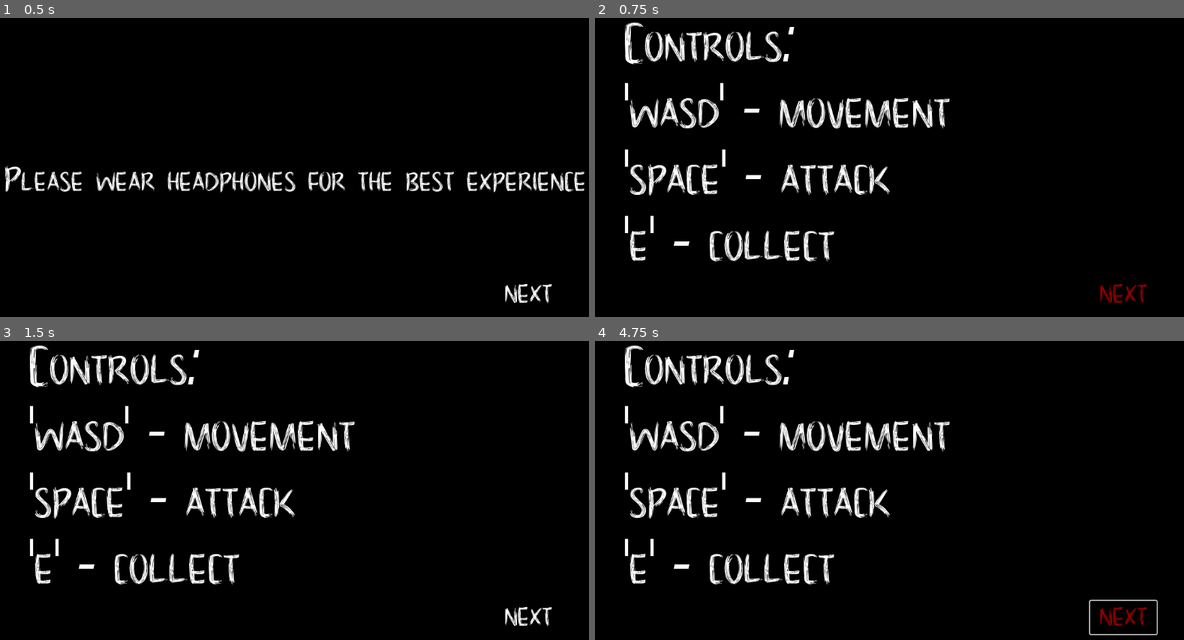
Above: before the commit, frames 1-4 (two rows, left to right).
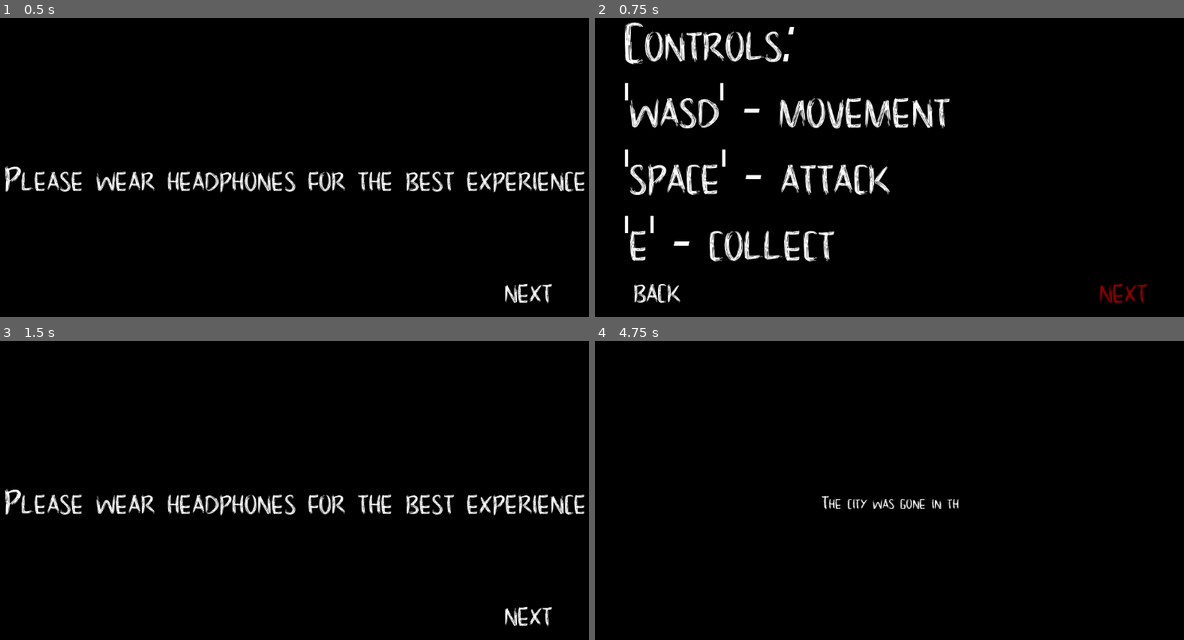
Above: after the commit, the same moments.

Repository: fosterhayes-jpg/Assessment
Game: Godot game, scene res://scenes/wear_headphones.tscn
Two runs of this game, one before a commit and one after it. Both use one fixed random seed, a clock stepped at 60 frames per second and the inputs below.
Inputs (mouse positions are in pixels of both pictures, inside the frame that each line leads up to):
- Up to frame 1 (0.5 s): no input
- Up to frame 2 (0.75 s): click "NEXT" at 0.5 s
- Up to frame 3 (1.5 s): click (64, 616) at 1.25 s, where only the run after the commit has a clickable "BACK"
- Up to frame 4 (4.75 s): click "NEXT" at 2 s; click "NEXT" at 2.75 s; hold Right (ui_right) 3.53-4.28 s; tap Space (attack) at 3.6, 4.35 s; hold Down (ui_down) from 4.28 s (still down)

Frame 1 is identical in both runs. In frame 2, 0.3% of the frame differs, in the area x 6-15%, y 88-96%; in frame 3, 8.3%, in the area x 0-100%, y 1-82%; in frame 4, 6.7%.

Commit message:
working intro text + healthbar

Diff:
--- a/assessment/Scripts/cliff_side.gd
+++ b/assessment/Scripts/cliff_side.gd
@@ -16,7 +16,7 @@
 func change_scene():
 	if global.transition_scene == true:
 		if global.current_scene == "cliff_side":
-			get_tree().change_scene_to_file("res://scenes/world.tscn")
+			get_tree().change_scene_to_file.call_deferred("res://scenes/world.tscn")
 			global.finish_changescenes()
 
 
@@ -24,4 +24,4 @@
 	if body.name == "player":
 		global.player_exit_cliffside_posx = body.position.x
 		global.player_exit_cliffside_posy = body.position.y - 20
-		get_tree().change_scene_to_file("res://scenes/world.tscn")
+		get_tree().change_scene_to_file.call_deferred("res://scenes/world.tscn")
--- /dev/null
+++ b/assessment/Scripts/control.gd
@@ -0,0 +1,20 @@
+extends Control
+
+
+# Called when the node enters the scene tree for the first time.
+func _ready() -> void:
+	pass # Replace with function body.
+
+
+# Called every frame. 'delta' is the elapsed time since the previous frame.
+func _process(delta: float) -> void:
+	pass
+
+
+func _on_button_pressed() -> void:
+	get_tree().change_scene_to_file("res://scenes/story.tscn")
+
+
+
+func _on_back_pressed() -> void:
+	get_tree().change_scene_to_file("res://scenes/wear_headphones.tscn")
--- /dev/null
+++ b/assessment/Scripts/label.gd
@@ -0,0 +1,101 @@
+extends Label
+
+signal sequence_finished
+
+@export var reveal_speed: float = 0.08
+@export var hold_time: float = 1.5
+@export var fade_time: float = 0.5
+@export var pause_between: float = 0.3
+@export var next_scene_path: String = "res://scenes/main_menu.tscn" # set this in the Inspector
+
+var paragraphs: Array[String] = []
+var paragraph_index: int = 0
+
+var char_index: int = 0
+var timer: float = 0.0
+
+enum State { REVEALING, HOLDING, FADING, PAUSING, DONE }
+var state: State = State.REVEALING
+
+func _ready() -> void:
+	paragraphs = [
+		"The city was gone in three days.",
+		"It started with a virus. Then came the fever,
+		the panic, and finally, the dead began to rise.",
+		"Now the streets are silent,
+		except for the sounds of the infected wandering through the ruins.",
+		"You were supposed to leave with everyone else.
+		But when the evacuation collapsed,
+		you were left behind.",
+		"There is only one way out.",
+		"A quarantine zone lies beyond the city,
+		but your truck won't make the journey—not without repairs.
+		The parts you need are scattered throughout the abandoned streets,
+		hidden among the remains of a world that fell apart overnight.",
+		"And time is running out.",
+		"The infection is spreading. The hordes are growing.",
+		"Find the parts. Repair the truck. Reach the quarantine zone.",
+		"Survive long enough to escape."
+	]
+
+	modulate.a = 1.0
+	text = ""
+	char_index = 0
+	paragraph_index = 0
+	state = State.REVEALING
+
+	sequence_finished.connect(_on_sequence_finished)
+
+func _process(delta: float) -> void:
+	match state:
+		State.REVEALING:
+			timer += delta
+			if timer >= reveal_speed:
+				timer = 0.0
+				var current: String = paragraphs[paragraph_index]
+				if char_index < current.length():
+					char_index += 1
+					text = current.substr(0, char_index)
+				else:
+					timer = 0.0
+					state = State.HOLDING
+
+		State.HOLDING:
+			timer += delta
+			if timer >= hold_time:
+				timer = 0.0
+				state = State.FADING
+
+		State.FADING:
+			timer += delta
+			modulate.a = 1.0 - clamp(timer / fade_time, 0.0, 1.0)
+			if timer >= fade_time:
+				timer = 0.0
+				modulate.a = 1.0
+				text = ""
+				state = State.PAUSING
+
+		State.PAUSING:
+			timer += delta
+			if timer >= pause_between:
+				timer = 0.0
+				paragraph_index += 1
+				if paragraph_index < paragraphs.size():
+					char_index = 0
+					state = State.REVEALING
+				else:
+					state = State.DONE
+					sequence_finished.emit()
+
+		State.DONE:
+			pass
+
+func _on_sequence_finished() -> void:
+	get_tree().change_scene_to_file("res://scenes/main_menu.tscn")
+
+func skip_current() -> void:
+	if state == State.REVEALING:
+		text = paragraphs[paragraph_index]
+		char_index = paragraphs[paragraph_index].length()
+		timer = 0.0
+		state = State.HOLDING
--- a/assessment/Scripts/player.gd
+++ b/assessment/Scripts/player.gd
@@ -2,7 +2,7 @@
 
 var zombie_inattack_range = false
 var zombie_attack_cooldown = true
-var health = 200
+var health = 100
 var player_alive = true
 
 var attack_ip = false
@@ -17,6 +17,7 @@
 	playermovement(delta)
 	zombie_attack()
 	attack()
+	update_health()
 
 	if health <= 0:
 		player_alive = false
@@ -102,7 +103,7 @@
 
 func zombie_attack():
 	if zombie_inattack_range and zombie_attack_cooldown == true:
-		health = health - 20
+		health = health - 15
 		zombie_attack_cooldown = false
 		$attack_cooldown.start()
 		print(health)
@@ -137,3 +138,26 @@
 	$deal_attack_timer.stop()
 	global.player_current_attack = false
 	attack_ip = false
+
+
+func update_health():
+	var healthbar = $healthbar
+
+	healthbar.value = health
+
+	if health >= 100:
+		healthbar.visible = false
+	else:
+		healthbar.visible = true
+
+
+
+
+
+func _on_regin_timer_timeout() -> void:
+	if health < 100:
+		health = health + 10
+		if health > 100:
+			health = 100
+	if health <= 0:
+		health = 0
--- a/assessment/Scripts/world.gd
+++ b/assessment/Scripts/world.gd
@@ -13,7 +13,7 @@
 
 func _on_cliffside_transition_point_body_entered(body):
 	if body.name == "player":
-		get_tree().change_scene_to_file("res://scenes/cliff_side.tscn")
+		get_tree().change_scene_to_file.call_deferred("res://scenes/cliff_side.tscn")
 
 
 func _on_cliffside_transition_point_body_exited(body):
@@ -23,5 +23,5 @@
 func change_scene():
 	if global.transition_scene == true:
 		if global.current_scene == "world":
-			get_tree().change_scene_to_file("res://scenes/world.tscn")
+			get_tree().change_scene_to_file.call_deferred("res://scenes/world.tscn")
 			global.finish_changescenes()
--- a/assessment/Scripts/zombie.gd
+++ b/assessment/Scripts/zombie.gd
@@ -4,7 +4,7 @@
 var player_chase = false
 var player = null
 
-var health = 100
+var health = 60
 var player_inattack_zone = false
 var can_take_damage = true
 
--- a/assessment/project.godot
+++ b/assessment/project.godot
@@ -22,6 +22,38 @@
 
 [input]
 
+ui_left={
+"deadzone": 0.5,
+"events": [Object(InputEventKey,"resource_local_to_scene":false,"resource_name":"","device":0,"window_id":0,"alt_pressed":false,"shift_pressed":false,"ctrl_pressed":false,"meta_pressed":false,"pressed":false,"keycode":4194319,"physical_keycode":0,"key_label":0,"unicode":0,"location":0,"echo":false,"script":null)
+, Object(InputEventJoypadButton,"resource_local_to_scene":false,"resource_name":"","device":-1,"button_index":13,"pressure":0.0,"pressed":false,"script":null)
+, Object(InputEventJoypadMotion,"resource_local_to_scene":false,"resource_name":"","device":-1,"axis":0,"axis_value":-1.0,"script":null)
+, Object(InputEventKey,"resource_local_to_scene":false,"resource_name":"","device":-1,"window_id":0,"alt_pressed":false,"shift_pressed":false,"ctrl_pressed":false,"meta_pressed":false,"pressed":false,"keycode":0,"physical_keycode":65,"key_label":0,"unicode":97,"location":0,"echo":false,"script":null)
+]
+}
+ui_right={
+"deadzone": 0.5,
+"events": [Object(InputEventKey,"resource_local_to_scene":false,"resource_name":"","device":0,"window_id":0,"alt_pressed":false,"shift_pressed":false,"ctrl_pressed":false,"meta_pressed":false,"pressed":false,"keycode":4194321,"physical_keycode":0,"key_label":0,"unicode":0,"location":0,"echo":false,"script":null)
+, Object(InputEventJoypadButton,"resource_local_to_scene":false,"resource_name":"","device":-1,"button_index":14,"pressure":0.0,"pressed":false,"script":null)
+, Object(InputEventJoypadMotion,"resource_local_to_scene":false,"resource_name":"","device":-1,"axis":0,"axis_value":1.0,"script":null)
+, Object(InputEventKey,"resource_local_to_scene":false,"resource_name":"","device":-1,"window_id":0,"alt_pressed":false,"shift_pressed":false,"ctrl_pressed":false,"meta_pressed":false,"pressed":false,"keycode":0,"physical_keycode":68,"key_label":0,"unicode":100,"location":0,"echo":false,"script":null)
+]
+}
+ui_up={
+"deadzone": 0.5,
+"events": [Object(InputEventKey,"resource_local_to_scene":false,"resource_name":"","device":0,"window_id":0,"alt_pressed":false,"shift_pressed":false,"ctrl_pressed":false,"meta_pressed":false,"pressed":false,"keycode":4194320,"physical_keycode":0,"key_label":0,"unicode":0,"location":0,"echo":false,"script":null)
+, Object(InputEventJoypadButton,"resource_local_to_scene":false,"resource_name":"","device":-1,"button_index":11,"pressure":0.0,"pressed":false,"script":null)
+, Object(InputEventJoypadMotion,"resource_local_to_scene":false,"resource_name":"","device":-1,"axis":1,"axis_value":-1.0,"script":null)
+, Object(InputEventKey,"resource_local_to_scene":false,"resource_name":"","device":-1,"window_id":0,"alt_pressed":false,"shift_pressed":false,"ctrl_pressed":false,"meta_pressed":false,"pressed":false,"keycode":0,"physical_keycode":87,"key_label":0,"unicode":119,"location":0,"echo":false,"script":null)
+]
+}
+ui_down={
+"deadzone": 0.5,
+"events": [Object(InputEventKey,"resource_local_to_scene":false,"resource_name":"","device":0,"window_id":0,"alt_pressed":false,"shift_pressed":false,"ctrl_pressed":false,"meta_pressed":false,"pressed":false,"keycode":4194322,"physical_keycode":0,"key_label":0,"unicode":0,"location":0,"echo":false,"script":null)
+, Object(InputEventJoypadButton,"resource_local_to_scene":false,"resource_name":"","device":-1,"button_index":12,"pressure":0.0,"pressed":false,"script":null)
+, Object(InputEventJoypadMotion,"resource_local_to_scene":false,"resource_name":"","device":-1,"axis":1,"axis_value":1.0,"script":null)
+, Object(InputEventKey,"resource_local_to_scene":false,"resource_name":"","device":-1,"window_id":0,"alt_pressed":false,"shift_pressed":false,"ctrl_pressed":false,"meta_pressed":false,"pressed":false,"keycode":0,"physical_keycode":83,"key_label":0,"unicode":115,"location":0,"echo":false,"script":null)
+]
+}
 attack={
 "deadzone": 0.2,
 "events": [Object(InputEventKey,"resource_local_to_scene":false,"resource_name":"","device":-1,"window_id":0,"alt_press …(191 unchanged characters)…
--- a/assessment/scenes/cliff_side.tscn
+++ b/assessment/scenes/cliff_side.tscn
@@ -109,7 +109,6 @@
 
 [node name="tree" type="TileMapLayer" parent="." unique_id=1455096446]
 z_index = 5
-tile_map_data = PackedByteArray("AAAFAAMAAQABAAAAAAALAAQAAQAAAAAAAAAHAAQAAQAAAAAAAAA=")
 tile_set = SubResource("TileSet_71q3n")
 
 [node name="ground" type="TileMapLayer" parent="." unique_id=1574254398]
@@ -136,14 +135,6 @@
 shape = SubResource("RectangleShape2D_ygqrx")
 
 [node name="player" parent="." unique_id=739061269 instance=ExtResource("6_0riok")]
-position = Vector2(400, 272)
-
-[node name="Label" type="Label" parent="." unique_id=1393262278]
-offset_left = 328.0
-offset_top = 296.0
-offset_right = 468.0
-offset_bottom = 353.0
-text = "'space' attack
-'arrow keys' move"
+position = Vector2(400, 264)
 
 [connection signal="body_entered" from="cliffside_exitpoint" to="." method="_on_cliffside_exitpoint_body_entered"]
--- a/assessment/scenes/control.tscn
+++ b/assessment/scenes/control.tscn
@@ -1,6 +1,7 @@
 [gd_scene format=3 uid="uid://by12jjdoarru0"]
 
 [ext_resource type="FontFile" uid="uid://m4oud3gmqah8" path="res://Assets/Extra tiems/noscary/NoScary-regular.ttf" id="1_5p55f"]
+[ext_resource type="Script" uid="uid://dch3tr8qs5ctq" path="res://Scripts/control.gd" id="1_r67kn"]
 
 [sub_resource type="StyleBoxFlat" id="StyleBoxFlat_cr3o2"]
 bg_color = Color(0, 0, 0, 1)
@@ -18,6 +19,7 @@
 anchor_bottom = 1.0
 grow_horizontal = 2
 grow_vertical = 2
+script = ExtResource("1_r67kn")
 
 [node name="Panel" type="Panel" parent="." unique_id=1528950833]
 layout_mode = 0
@@ -37,7 +39,7 @@
 'space' - attack
 'e' - collect"
 
-[node name="Button" type="Button" parent="Label" unique_id=1269237360]
+[node name="next" type="Button" parent="Label" unique_id=1269237360]
 layout_mode = 1
 anchors_preset = 3
 anchor_left = 1.0
@@ -57,3 +59,27 @@
 theme_override_styles/normal = SubResource("StyleBoxFlat_5p55f")
 theme_override_styles/hover = SubResource("StyleBoxFlat_r67kn")
 text = "NEXT"
+
+[node name="back" type="Button" parent="Label" unique_id=1900991690]
+layout_mode = 1
+anchors_preset = 3
+anchor_left = 1.0
+anchor_top = 1.0
+anchor_right = 1.0
+anchor_bottom = 1.0
+offset_left = -640.0
+offset_top = 3.0
+offset_right = -512.0
+offset_bottom = 67.0
+grow_horizontal = 0
+grow_vertical = 0
+theme_override_colors/font_color = Color(1, 1, 1, 1)
+theme_override_colors/font_hover_color = Color(0.57254905, 0, 0, 1)
+theme_override_fonts/font = ExtResource("1_5p55f")
+theme_override_font_sizes/font_size = 55
+theme_override_styles/normal = SubResource("StyleBoxFlat_5p55f")
+theme_override_styles/hover = SubResource("StyleBoxFlat_r67kn")
+text = "BACK"
+
+[connection signal="pressed" from="Label/next" to="." method="_on_button_pressed"]
+[connection signal="pressed" from="Label/back" to="." method="_on_back_pressed"]
--- a/assessment/scenes/main_menu.tscn
+++ b/assessment/scenes/main_menu.tscn
@@ -74,7 +74,7 @@
 grow_vertical = 2
 theme_override_constants/separation = 15
 
-[node name="Button" type="Button" parent="VBoxContainer" unique_id=1935922954]
+[node name="start" type="Button" parent="VBoxContainer" unique_id=1935922954]
 layout_mode = 2
 size_flags_vertical = 3
 theme_override_fonts/font = ExtResource("1_l6cm7")
@@ -84,7 +84,7 @@
 theme_override_styles/hover = SubResource("StyleBoxFlat_wu84c")
 text = "Start Game"
 
-[node name="Button2" type="Button" parent="VBoxContainer" unique_id=669527466]
+[node name="settings" type="Button" parent="VBoxContainer" unique_id=669527466]
 layout_mode = 2
 size_flags_vertical = 3
 theme_override_fonts/font = ExtResource("2_bqqt6")
@@ -94,7 +94,7 @@
 theme_override_styles/hover = SubResource("StyleBoxFlat_wu84c")
 text = "options"
 
-[node name="Button3" type="Button" parent="VBoxContainer" unique_id=1583636197]
+[node name="exit" type="Button" parent="VBoxContainer" unique_id=1583636197]
 layout_mode = 2
 size_flags_vertical = 3
 theme_override_fonts/font = ExtResource("3_wu84c")
@@ -104,7 +104,7 @@
 theme_override_styles/hover = SubResource("StyleBoxFlat_wu84c")
 text = "Exit "
 
-[node name="Label" type="Label" parent="." unique_id=829326302]
+[node name="title" type="Label" parent="." unique_id=829326302]
 layout_mode = 1
 anchors_preset = 5
 anchor_left = 0.5
@@ -122,6 +122,6 @@
 theme_override_font_sizes/font_size = 100
 text = "The Last Pixels"
 
-[connection signal="pressed" from="VBoxContainer/Button" to="." method="_on_start_pressed"]
-[connection signal="pressed" from="VBoxContainer/Button2" to="." method="_on_settings_pressed"]
-[connection signal="pressed" from="VBoxContainer/Button3" to="." method="_on_exit_pressed"]
+[connection signal="pressed" from="VBoxContainer/start" to="." method="_on_start_pressed"]
+[connection signal="pressed" from="VBoxContainer/settings" to="." method="_on_settings_pressed"]
+[connection signal="pressed" from="VBoxContainer/exit" to="." method="_on_exit_pressed"]
--- a/assessment/scenes/player.tscn
+++ b/assessment/scenes/player.tscn
@@ -274,7 +274,28 @@
 drag_horizontal_enabled = true
 drag_vertical_enabled = true
 
+[node name="healthbar" type="ProgressBar" parent="." unique_id=710223516]
+modulate = Color(0.36862746, 0.84313726, 0.22745098, 1)
+anchors_preset = 8
+anchor_left = 0.5
+anchor_top = 0.5
+anchor_right = 0.5
+anchor_bottom = 0.5
+offset_left = -12.0
+offset_top = 5.2
+offset_right = 148.01498
+offset_bottom = 32.200027
+grow_horizontal = 2
+grow_vertical = 2
+scale = Vector2(0.15, 0.15)
+show_percentage = false
+
+[node name="regin_timer" type="Timer" parent="." unique_id=1608443864]
+wait_time = 5.0
+autostart = true
+
 [connection signal="body_entered" from="Player hitbox" to="." method="_on_player_hitbox_body_entered"]
 [connection signal="body_exited" from="Player hitbox" to="." method="_on_player_hitbox_body_exited"]
 [connection signal="timeout" from="attack_cooldown" to="." method="_on_attack_cooldown_timeout"]
 [connection signal="timeout" from="deal_attack_timer" to="." method="_on_deal_attack_timer_timeout"]
+[connection signal="timeout" from="regin_timer" to="." method="_on_regin_timer_timeout"]
--- /dev/null
+++ b/assessment/scenes/story.tscn
@@ -0,0 +1,38 @@
+[gd_scene format=3 uid="uid://di3y4s57wtk3e"]
+
+[ext_resource type="FontFile" uid="uid://m4oud3gmqah8" path="res://Assets/Extra tiems/noscary/NoScary-regular.ttf" id="1_1octt"]
+[ext_resource type="Script" uid="uid://bwihxpksguw1d" path="res://Scripts/label.gd" id="1_lcs0l"]
+
+[sub_resource type="StyleBoxFlat" id="StyleBoxFlat_ahtca"]
+bg_color = Color(0, 0, 0, 1)
+
+[node name="story" type="Control" unique_id=432273605]
+layout_mode = 3
+anchors_preset = 15
+anchor_right = 1.0
+anchor_bottom = 1.0
+grow_horizontal = 2
+grow_vertical = 2
+
+[node name="Panel" type="Panel" parent="." unique_id=1851842265]
+layout_mode = 0
+offset_right = 1152.0
+offset_bottom = 648.0
+theme_override_styles/panel = SubResource("StyleBoxFlat_ahtca")
+
+[node name="Label" type="Label" parent="." unique_id=443472]
+layout_mode = 1
+anchors_preset = 8
+anchor_left = 0.5
+anchor_top = 0.5
+anchor_right = 0.5
+anchor_bottom = 0.5
+offset_left = -20.0
+offset_top = -11.5
+offset_right = 20.0
+offset_bottom = 11.5
+grow_horizontal = 2
+grow_vertical = 2
+theme_override_fonts/font = ExtResource("1_1octt")
+theme_override_font_sizes/font_size = 40
+script = ExtResource("1_lcs0l")
--- a/assessment/scenes/wear_headphones.tscn
+++ b/assessment/scenes/wear_headphones.tscn
@@ -1,6 +1,6 @@
 [gd_scene format=3 uid="uid://fvxvo3c8wmic"]
 
-[ext_resource type="Script" uid="uid://dinecpt8w41d6" path="res://scenes/wear_headphones.gd" id="1_q20oy"]
+[ext_resource type="Script" uid="uid://dinecpt8w41d6" path="res://Scripts/wear_headphones.gd" id="1_q20oy"]
 [ext_resource type="FontFile" uid="uid://m4oud3gmqah8" path="res://Assets/Extra tiems/noscary/NoScary-regular.ttf" id="2_q20oy"]
 
 [sub_resource type="StyleBoxFlat" id="StyleBoxFlat_2ic1s"]
@@ -44,7 +44,7 @@
 theme_override_font_sizes/font_size = 80
 text = "Please wear headphones for the best experience"
 
-[node name="Button" type="Button" parent="." unique_id=1217636973]
+[node name="next" type="Button" parent="." unique_id=1217636973]
 layout_mode = 1
 anchors_preset = 3
 anchor_left = 1.0
@@ -65,4 +65,4 @@
 theme_override_styles/hover = SubResource("StyleBoxFlat_q20oy")
 text = "NEXT"
 
-[connection signal="pressed" from="Button" to="." method="_on_button_pressed"]
+[connection signal="pressed" from="next" to="." method="_on_button_pressed"]
--- a/assessment/scenes/world.tscn
+++ b/assessment/scenes/world.tscn
@@ -103,7 +103,7 @@
 shape = SubResource("RectangleShape2D_qfnet")
 
 [node name="player" parent="." unique_id=739061269 instance=ExtResource("7_i7141")]
-position = Vector2(632, 32)
+position = Vector2(624, 40)
 
 [connection signal="body_entered" from="cliffside_transition_point" to="." method="_on_cliffside_transition_point_body_entered"]
 [connection signal="body_exited" from="cliffside_transition_point" to="." method="_on_cliffside_transition_point_body_exited"]
--- a/assessment/scenes/zombie.tscn
+++ b/assessment/scenes/zombie.tscn
@@ -92,7 +92,7 @@
 radius = 16.0
 
 [sub_resource type="CircleShape2D" id="CircleShape2D_httt1"]
-radius = 24.0
+radius = 30.331758
 
 [node name="zombie" type="CharacterBody2D" unique_id=437287189]
 script = ExtResource("1_httt1")
@@ -110,18 +110,24 @@
 shape = SubResource("CircleShape2D_aetfh")
 
 [node name="CollisionShape2D" type="CollisionShape2D" parent="." unique_id=1333819796]
-position = Vector2(0, -14)
+position = Vector2(0, -8.765)
+scale = Vector2(0.645, 1.565)
 shape = SubResource("CircleShape2D_xepks")
 
 [node name="Zombie hitbox" type="Area2D" parent="." unique_id=1132874711]
 
 [node name="CollisionShape2D" type="CollisionShape2D" parent="Zombie hitbox" unique_id=295058866]
-position = Vector2(0, -14)
-scale = Vector2(1.055, 1.055)
+position = Vector2(0, -7.999999)
+scale = Vector2(0.485, 0.995)
 shape = SubResource("CircleShape2D_httt1")
 
 [node name="take_damage_cooldown" type="Timer" parent="." unique_id=1939871607]
 wait_time = 0.5
+
+[node name="healthbar" type="ProgressBar" parent="." unique_id=1708593531]
+offset_right = 4.0
+offset_bottom = 27.0
+scale = Vector2(0.15, 0.15)
 
 [connection signal="body_entered" from="detection_area" to="." method="_on_detection_area_body_entered"]
 [connection signal="body_exited" from="detection_area" to="." method="_on_detection_area_body_exited"]
Not shown, added: assessment/Scripts/control.gd.uid
Not shown, added: assessment/Scripts/label.gd.uid
Renamed: assessment/scenes/wear_headphones.gd -> assessment/Scripts/wear_headphones.gd
Renamed: assessment/scenes/wear_headphones.gd.uid -> assessment/Scripts/wear_headphones.gd.uid
Not shown: 1 places in assessment/scenes/main_menu.tscn that only renumber resources
